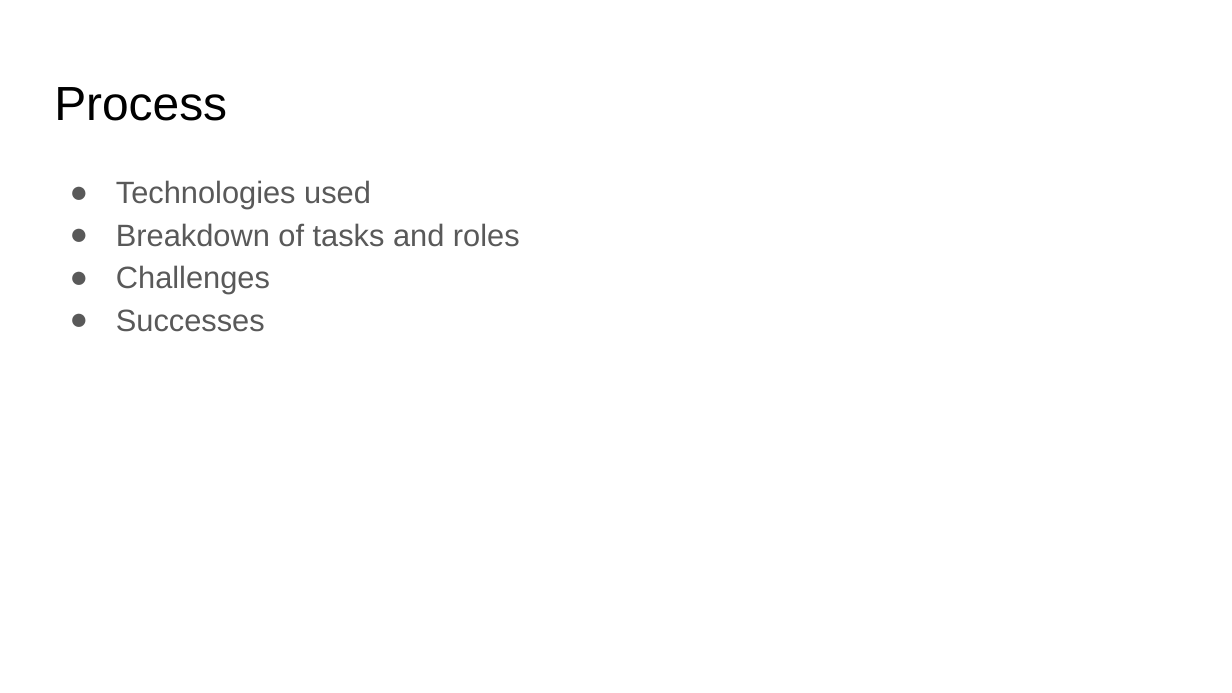
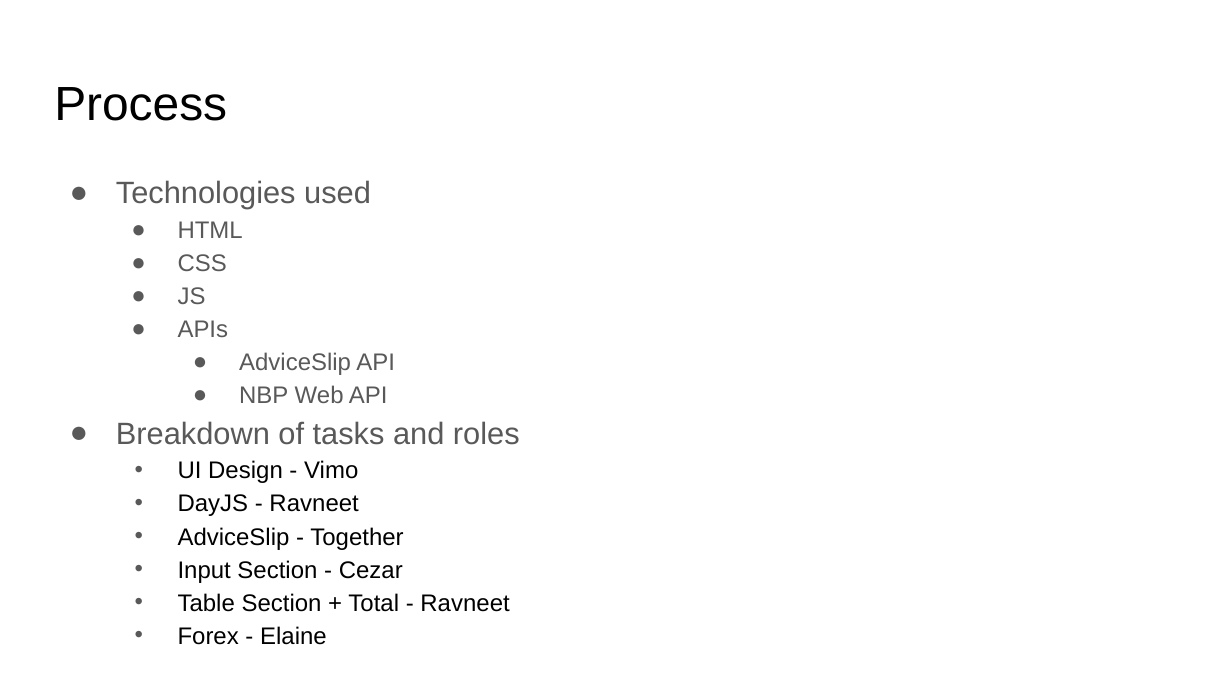
Before and after one commit to cdennis27/budgettrackergroup2, a slide deck: slide 4 of assets/presentation/Project Presentation Template.pptx. Drawn at 1232x693 pixels with LibreOffice and Linux fonts; fonts in the diff are those of the drawing. Boxes give left, top, right and bottom in pixels: in the first picture for what was removed or moved away, otherwise in the second. Text is boxed around its words. In the diff, an @@ line names an element or a change of style, - is before the commit and + after.

```diff
--- a/assets/presentation/Project Presentation Template.pptx
+++ b/assets/presentation/Project Presentation Template.pptx
@@ text at (178, 221, 395, 403): paragraphs added @@
+  ● HTML
+  ● CSS
+  ● JS
+  ● APIs
+    ● AdviceSlip API
+    ● NBP Web API
@@ text at (178, 460, 509, 612): text changed; size 18 to 14 pt; text colour #595959 to #000000 @@
-● Challenges
-● Successes
+  • UI Design - Vimo
+  • DayJS - Ravneet
+  • AdviceSlip - Together
+  • Input Section - Cezar
+  • Table Section + Total - Ravneet
+  • Forex - Elaine
```
Also in this commit, not shown: 3 other slides changed, 2 slides added, 1 slide removed, 2 other files.
